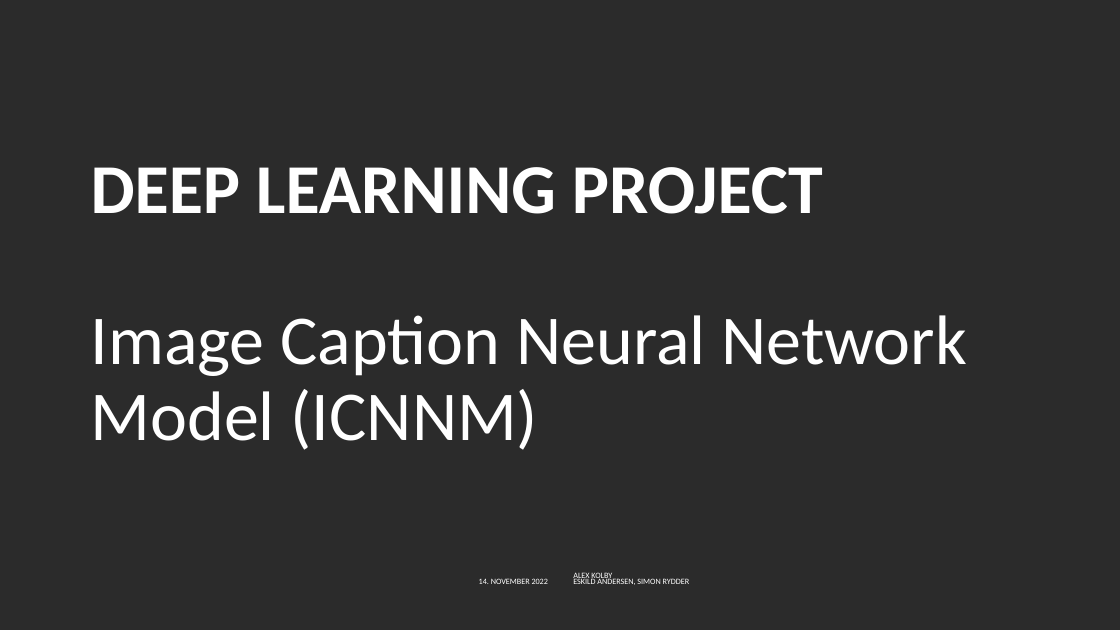
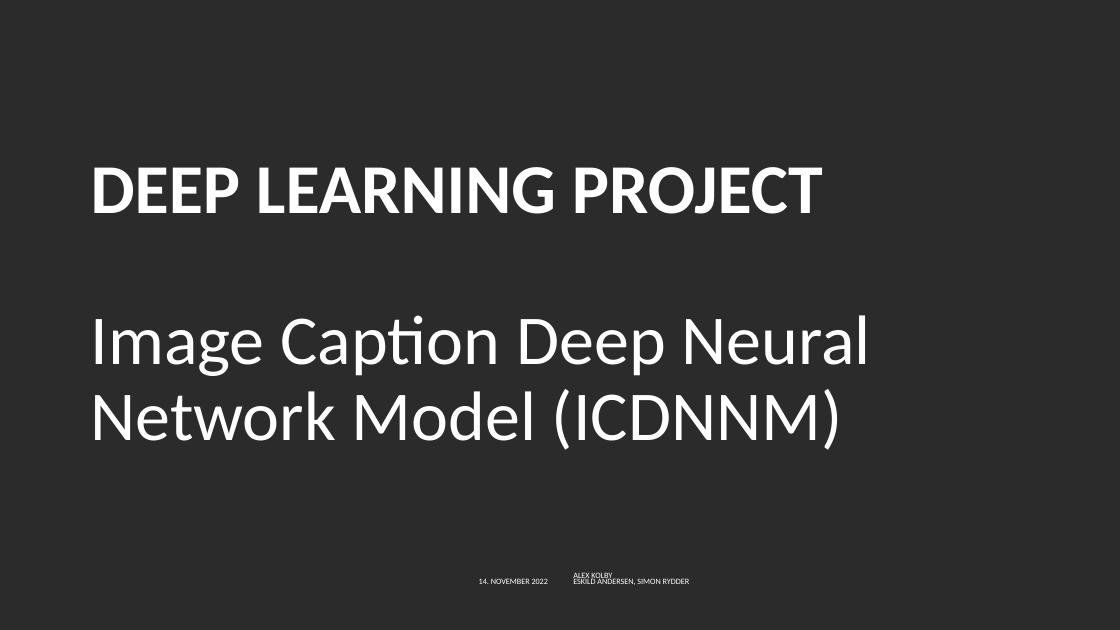
Before and after one commit to EskildAndersen/DeepLearningProject, a slide deck: slide 1 of pitch/enchancedPP.pptx. Drawn at 1120x630 pixels with LibreOffice and Linux fonts; fonts in the diff are those of the drawing; background and template pictures are left out; a plain dark background stands for a picture behind light text. Boxes give left, top, right and bottom in pixels: in the first picture for what was removed or moved away, otherwise in the second. Text is boxed around its words. In the diff, an @@ line names an element or a change of style, - is before the commit and + after.

```diff
--- a/pitch/enchancedPP.pptx
+++ b/pitch/enchancedPP.pptx
@@ title at <box>91,167,871,450</box>: text changed @@
-DEEP LEARNING PROJECT
-Image Caption Neural Network Model (ICNNM)
+DEEP LEARNING PROJECT
+Image Caption Deep Neural Network Model (ICDNNM)
```
Also in this commit, not shown: 5 other slides changed.
